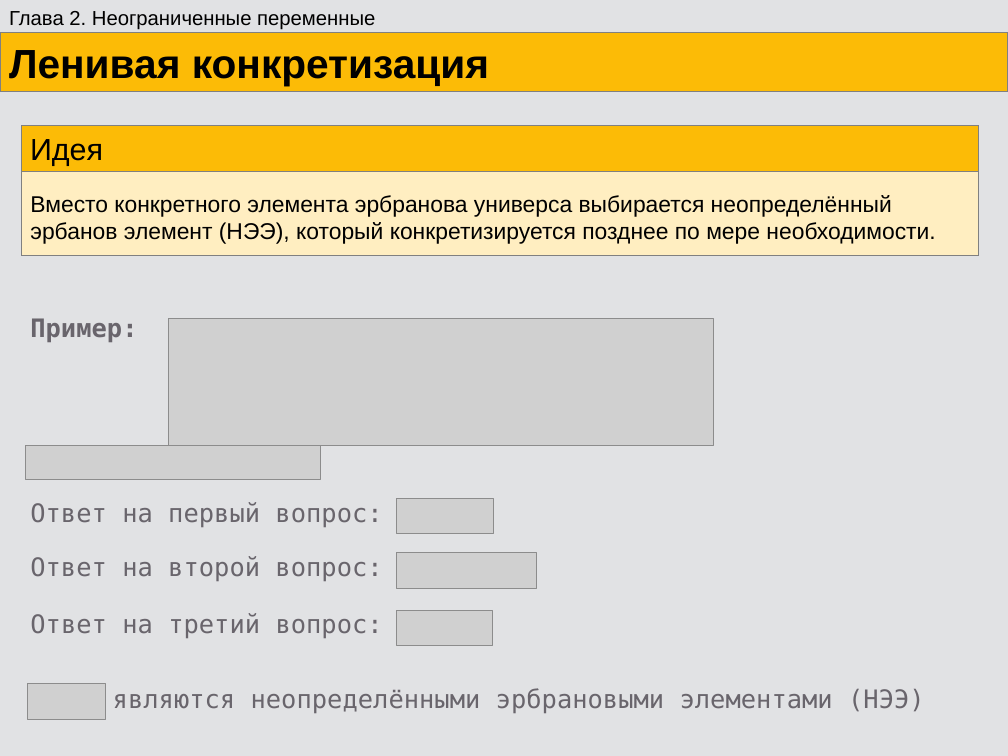
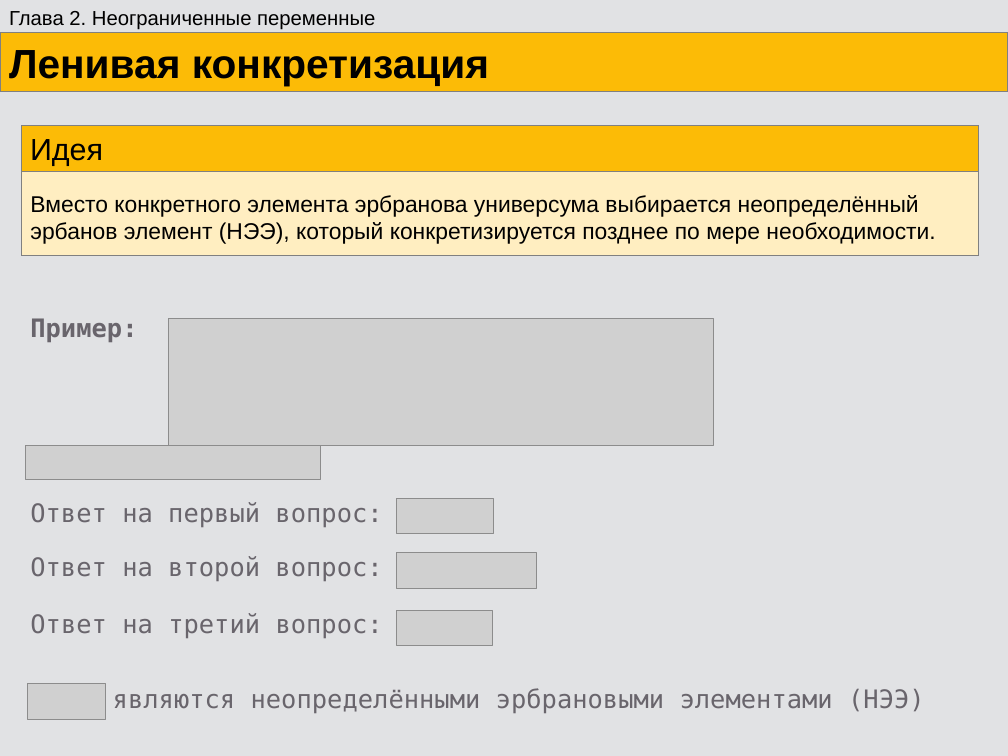
Before and after one commit to eugeneai/prisnif, a slide deck: slide 29 of brick/pres/pacman.odp (slide 28 before the commit). Drawn at 1008x756 pixels with LibreOffice and Linux fonts; fonts in the diff are those of the drawing; grey boxes stand for pictures. Boxes give left, top, right and bottom in pixels: in the first picture for what was removed or moved away, otherwise in the second. Text is boxed around its words. In the diff, an @@ line names an element or a change of style, - is before the commit and + after.

```diff
--- a/brick/pres/pacman.odp
+++ b/brick/pres/pacman.odp
@@ text at (x1=30, y1=195, x2=935, y2=244): text changed @@
-Вместо конкретного элемента эрбранова универса выбирается неопределённый эрбанов элемент (НЭЭ), который конкретизируется позднее по мере необходимости.
+Вместо конкретного элемента эрбранова универсума выбирается неопределённый эрбанов элемент (НЭЭ), который конкретизируется позднее по мере необходимости.
```
Also in this commit, not shown: 18 other slides changed, 3 slides added, 13 other files.
